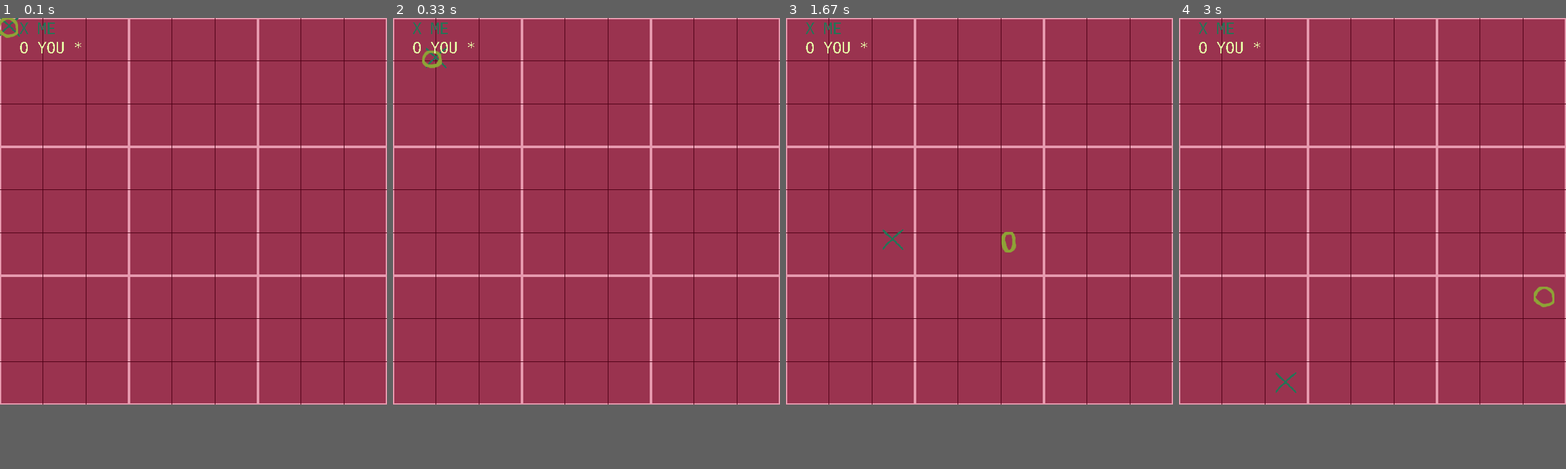
Above: before the commit, frames 1-4 (left to right).
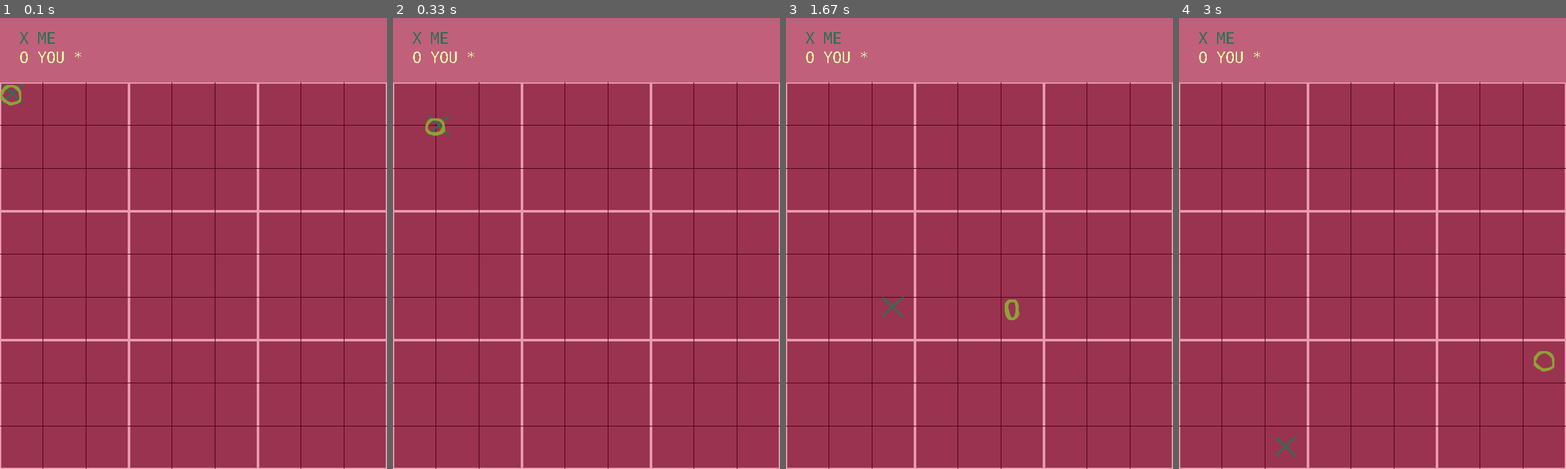
Above: after the commit, the same moments.

Repository: fractal13/4h-uttt-05
Game: pygame game, started from src/uttt_pygame.py
The game is run twice, just before and just after one commit, with the same random seed, the same clock (stepped at 60 frames per second) and the same inputs. The source is Python 2; it was converted automatically to run under Python 3.
Inputs (mouse positions are in pixels of both pictures, inside the frame that each line leads up to):
- Up to frame 1 (0.1 s): no input
- Up to frame 2 (0.33 s): no input
- Up to frame 3 (1.67 s): click (979, 243) at 0.38 s
- Up to frame 4 (3 s): no input
In our replay, the window is 600x600 before the commit and 600x700 after it. These sizes can differ from the game's own. Grey fills any space a smaller window leaves; there, only what the larger window draws over its background counts as a difference.

The runs differ from the first frame. In frame 1, 19% of the frame differs, in the area x 0-100%, y 0-100%; in frame 2, 19%; in frame 3, 20%; in frame 4, 20%.

Commit message:
game status is above the board now.

Diff:
--- a/src/uttt_pygame.py
+++ b/src/uttt_pygame.py
@@ -37,20 +37,21 @@
         self.font = pygame.font.SysFont("Deja Vu Sans Mono", 24)
         self.data = data
         self.send_queue = send_queue
+        self.board_top = 100
 
         self.blink_dir   = 1
         self.blink_value = 0
         self.blink_max   = frames_per_second
 
         # for piece movement
-        self.piece_location    = [ [ [0, 0, PIECE_START] for pos in range(9)] for bor in range(9) ]
+        self.piece_location    = [ [ [5, self.board_top+5, PIECE_START] for pos in range(9)] for bor in range(9) ]
         self.piece_destination = []
         w0 = self.width/3
-        h0 = self.height/3
+        h0 = (self.height-self.board_top)/3
         for board in range(9):
             dsts = []
             x0 = (board % 3) * w0
-            y0 = (board / 3) * h0
+            y0 = (board / 3) * h0 + self.board_top
             for position in range(9):
                 col = position % 3
                 row = position / 3
@@ -163,8 +164,11 @@
                 return
 
             mX,mY = mouse_position[0], mouse_position[1]
+            if mY < self.board_top:
+                # not on board
+                return
             col = mX / (self.width/9)
-            row = mY / (self.height/9)
+            row = (mY-self.board_top) / ((self.height-self.board_top)/9)
             board = 3 * (row / 3) + (col / 3)
             position = 3 * (row % 3) + (col % 3)
 
@@ -185,9 +189,9 @@
     def paint_board(self, surface, board):
         # size and coordinates of the board
         w0 = self.width/3
-        h0 = self.height/3
+        h0 = (self.height-self.board_top)/3
         x0 = (board % 3) * w0
-        y0 = (board / 3) * h0
+        y0 = (board / 3) * h0 + self.board_top
 
         # background/line/piece color
         outline_color = very_light_background
@@ -297,8 +301,8 @@
                 opponent_color = very_light_player_x
                 opponent_extra = " * "
 
-        self.drawTextLeft(surface, player + " " + self.data.GetPlayerName() + player_extra , 30, 30, self.font, player_color)
-        self.drawTextLeft(surface, opponent + " " + self.data.GetOpponentName() + opponent_extra, 30, 60, self.font, opponent_color)
+        self.drawTextLeft(surface, player + " " + self.data.GetPlayerName() + player_extra, 30, 45, self.font, player_color)
+        self.drawTextLeft(surface, opponent + " " + self.data.GetOpponentName() + opponent_extra, 30, 75, self.font, opponent_color)
         return
 
     def paint(self, surface):
@@ -313,7 +317,7 @@
 
         # Background
         rect = pygame.Rect(0,0,self.width,self.height)
-        surface.fill((0,0,0), rect)
+        surface.fill(light_background, rect)
 
         for board in range(9):
             self.paint_board(surface, board)
@@ -351,7 +355,7 @@
 
 
 def uttt_pygame_main(data, send_queue):
-    game = UTTTGame(600, 600, 30, data, send_queue)
+    game = UTTTGame(600, 700, 30, data, send_queue)
     game.main_loop()
     return
 
